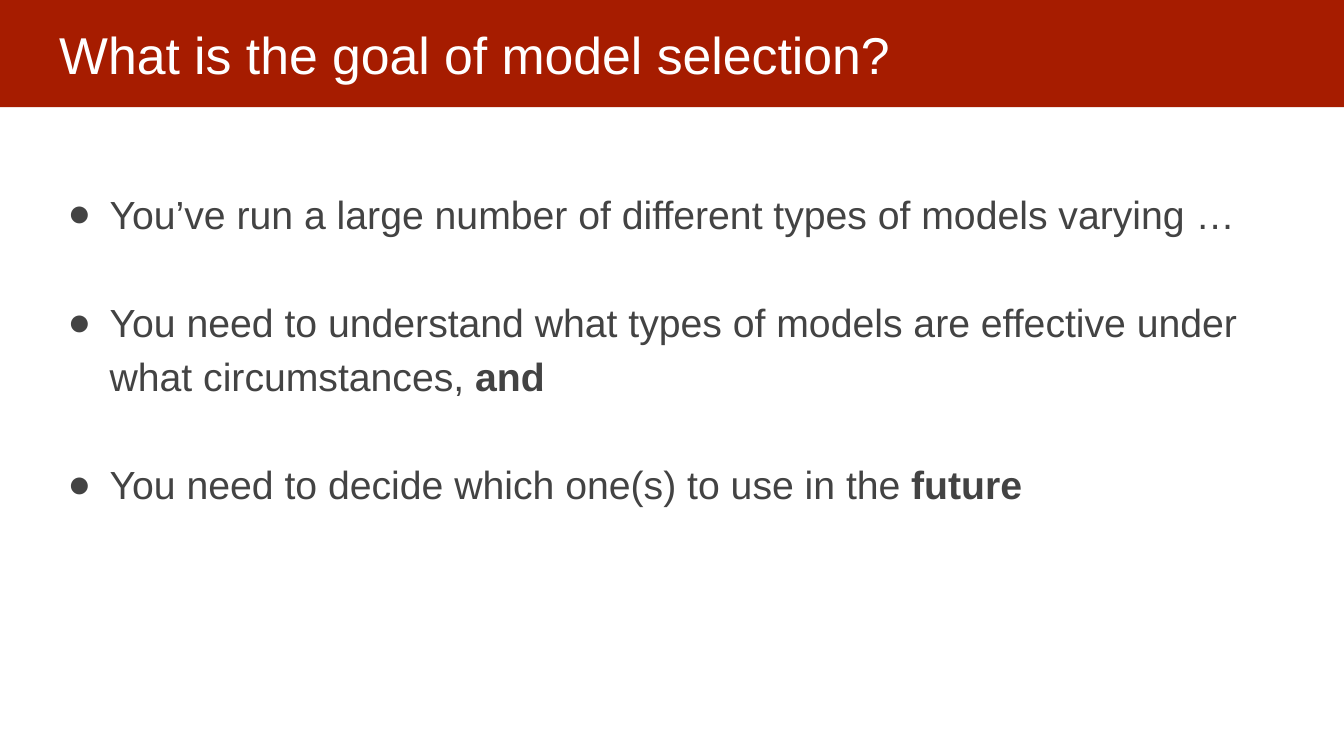
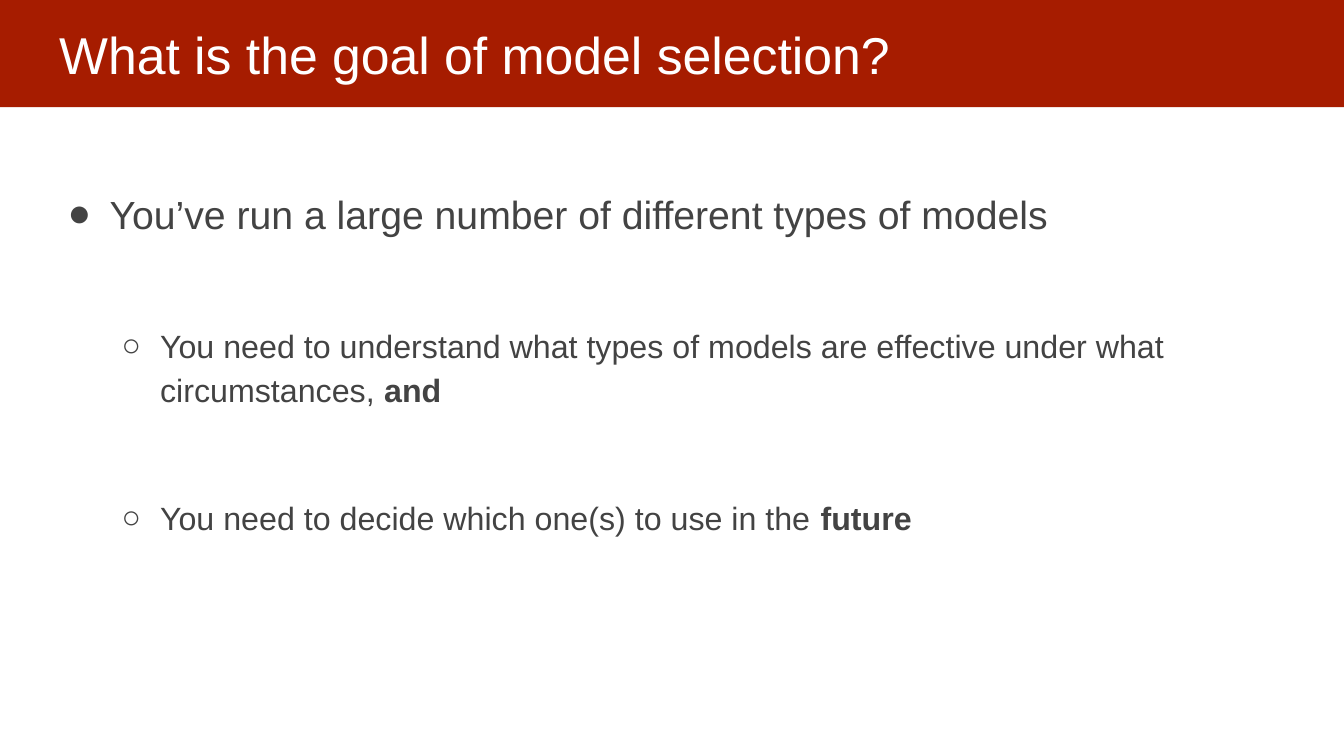
Before and after one commit to dssg/mlforpublicpolicylab, a slide deck: slide 7 of Lectures/11-model-selection-and-validation-part-2.pptx. Drawn at 1344x756 pixels with LibreOffice and Linux fonts; fonts in the diff are those of the drawing. Boxes give left, top, right and bottom in pixels: in the first picture for what was removed or moved away, otherwise in the second. Text is boxed around its words. In the diff, an @@ line names an element or a change of style, - is before the commit and + after.

```diff
--- a/Lectures/11-model-selection-and-validation-part-2.pptx
+++ b/Lectures/11-model-selection-and-validation-part-2.pptx
@@ text at (110, 200, 1047, 237): text changed @@
-● You’ve run a large number of different types of models varying …
+● You’ve run a large number of different types of models
@@ text at (160, 334, 1164, 536): size 28 to 23 pt in "You need to understand what types of ...", "You need to decide which one(s) to ..."; bullet ● to ○; list level 1 to 2 in "You need to understand what ..."; list level 1 to 2 in "You need to decide which ..." @@
```
Also in this commit, not shown: 8 other slides changed, 3 slides added, 10 slides removed.
